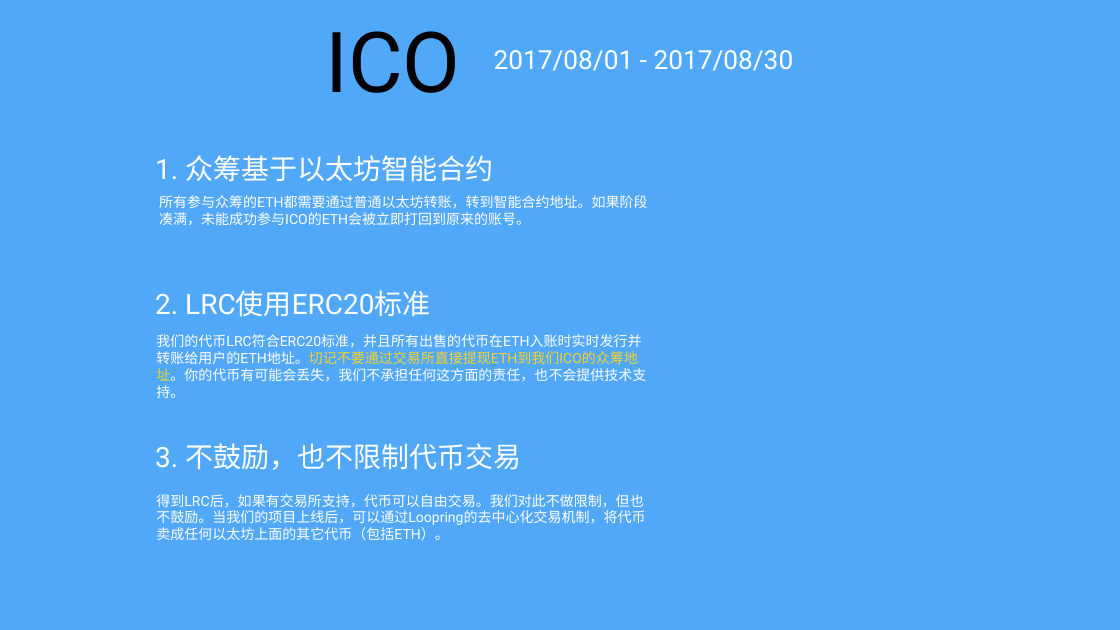
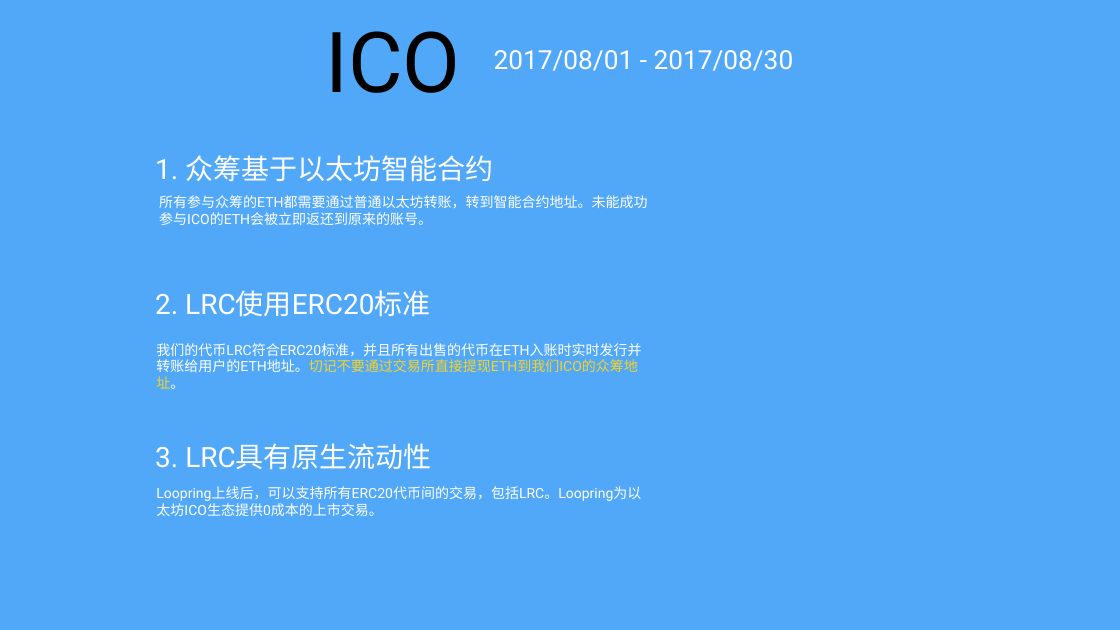
Before and after one commit to Loopring/whitepaper, a slide deck: slide 30 of keynote/loopring-technical.pptx (slide 22 before the commit). Drawn at 1120x630 pixels with LibreOffice and Linux fonts; fonts in the diff are those of the drawing. Boxes give left, top, right and bottom in pixels: in the first picture for what was removed or moved away, otherwise in the second. Text is boxed around its words. In the diff, an @@ line names an element or a change of style, - is before the commit and + after.

Commit message:
updated keynote

```diff
--- a/keynote/loopring-technical.pptx
+++ b/keynote/loopring-technical.pptx
@@ text at (159,195,647,225): text changed @@
-所有参与众筹的ETH都需要通过普通以太坊转账，转到智能合约地址。如果阶段凑满，未能成功参与ICO的ETH会被立即打回到原来的账号。
+所有参与众筹的ETH都需要通过普通以太坊转账，转到智能合约地址。未能成功参与ICO的ETH会被立即返还到原来的账号。
@@ text at (156,343,641,389): text changed @@
-我们的代币LRC符合ERC20标准，并且所有出售的代币在ETH入账时实时发行并转账给用户的ETH地址。切记不要通过交易所直接提现ETH到我们ICO的众筹地址。你的代币有可能会丢失，我们不承担任何这方面的责任，也不会提供技术支持。
+我们的代币LRC符合ERC20标准，并且所有出售的代币在ETH入账时实时发行并转账给用户的ETH地址。切记不要通过交易所直接提现ETH到我们ICO的众筹地址。
@@ text at (155,443,432,469): text changed @@
-3. 不鼓励，也不限制代币交易
+3. LRC具有原生流动性
@@ text removed at (156,494,645,540) @@
-得到LRC后，如果有交易所支持，代币可以自由交易。我们对此不做限制，但也不鼓励。当我们的项目上线后，可以通过Loopring的去中心化交易机制，将代币卖成任何以太坊上面的其它代币（包括ETH）。
@@ text added at (156,486,641,516), 24 pt, text #FFFFFF @@
+Loopring上线后，可以支持所有ERC20代币间的交易，包括LRC。Loopring为以太坊ICO生态提供0成本的上市交易。
```
Also in this commit, not shown: 4 other slides changed, 11 slides added, 2 slides removed, 6 other files.
